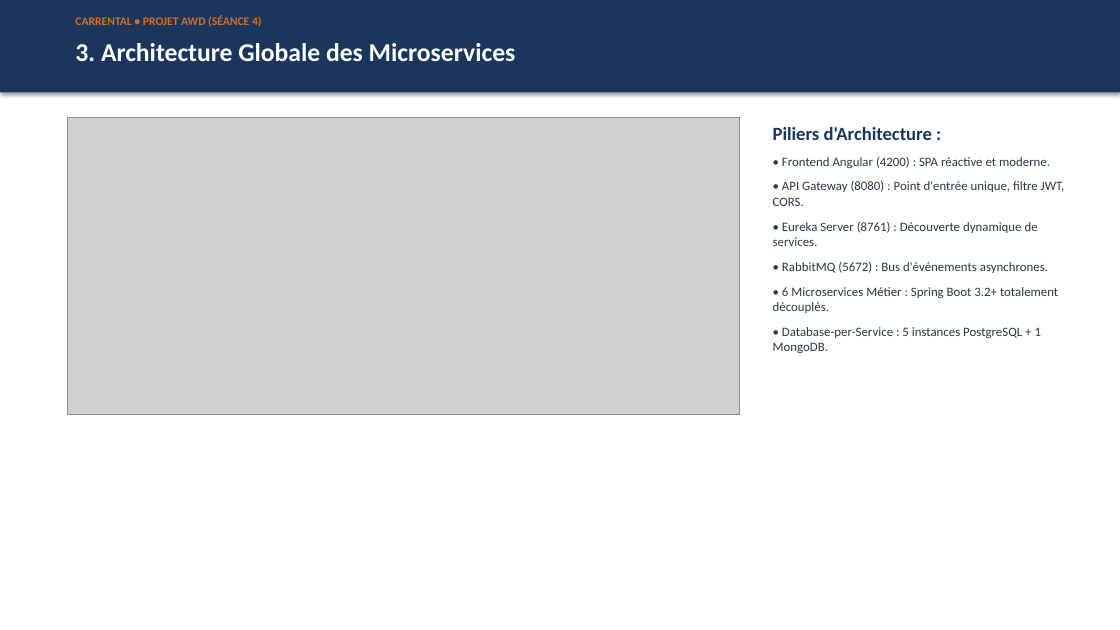
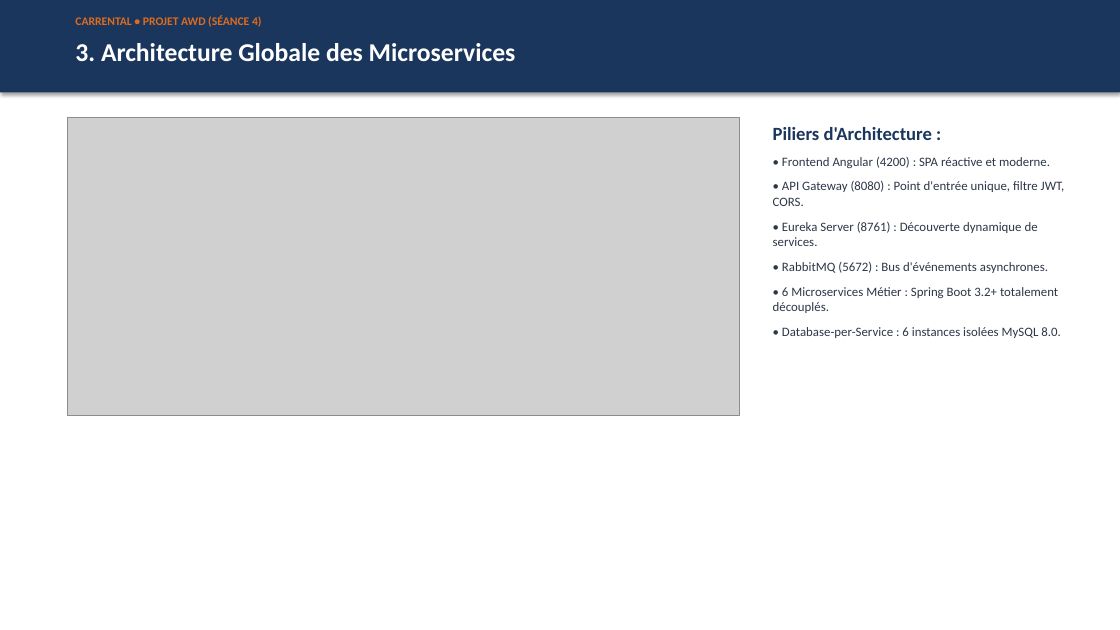
Before and after one commit to rayansayari/awd, a slide deck: slide 4 of Documentation/Presentation/Presentation_Seance4_CarRental.pptx. Drawn at 1120x630 pixels with LibreOffice and Linux fonts; fonts in the diff are those of the drawing; grey boxes stand for pictures. Boxes give left, top, right and bottom in pixels: in the first picture for what was removed or moved away, otherwise in the second. Text is boxed around its words. In the diff, an @@ line names an element or a change of style, - is before the commit and + after.

Commit message:
feat(database): migrate 100% of microservices (including Review-Service) from PostgreSQL/MongoDB to MySQL 8.0

```diff
--- a/Documentation/Presentation/Presentation_Seance4_CarRental.pptx
+++ b/Documentation/Presentation/Presentation_Seance4_CarRental.pptx
@@ text at [782, 327, 1061, 338]: text changed @@
-• Database-per-Service : 5 instances PostgreSQL + 1 MongoDB.
+• Database-per-Service : 6 instances isolées MySQL 8.0.
```
Also in this commit, not shown: 7 other slides changed, 34 other files.
